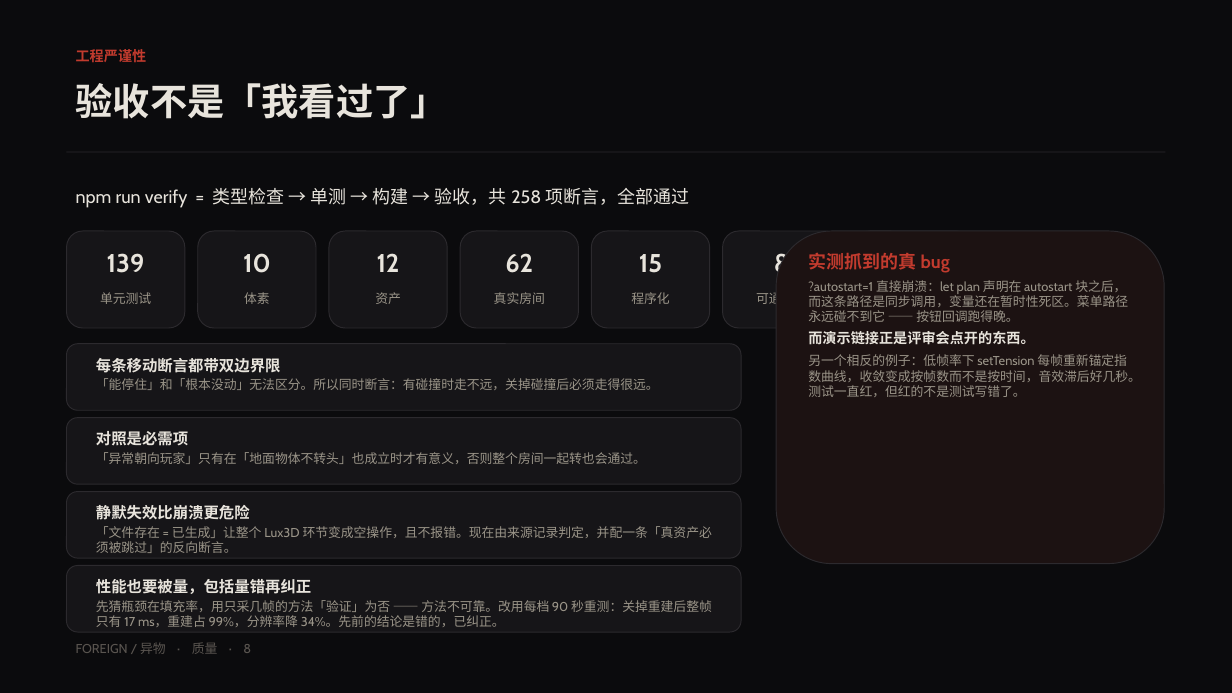
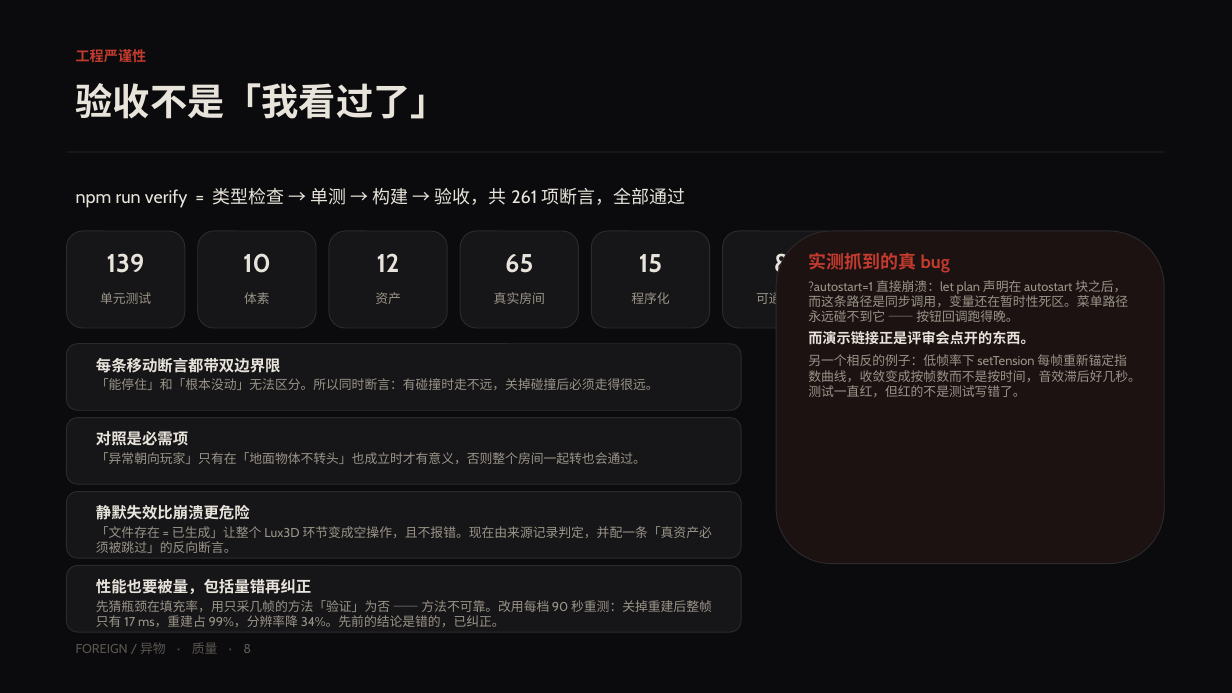
Before and after one commit to cyn-nya/foreign, a slide deck: slide 8 of artifacts/report/FOREIGN-report.pptx. Drawn at 1232x693 pixels with LibreOffice and Linux fonts; fonts in the diff are those of the drawing. Boxes give left, top, right and bottom in pixels: in the first picture for what was removed or moved away, otherwise in the second. Text is boxed around its words. In the diff, an @@ line names an element or a change of style, - is before the commit and + after.

```diff
--- a/artifacts/report/FOREIGN-report.pptx
+++ b/artifacts/report/FOREIGN-report.pptx
@@ text at box(76, 188, 685, 208): text changed @@
-npm run verify = 类型检查 → 单测 → 构建 → 验收，共 258 项断言，全部通过
+npm run verify = 类型检查 → 单测 → 构建 → 验收，共 261 项断言，全部通过
@@ text at box(505, 254, 533, 273): text changed @@
-62
+65
```
Also in this commit, not shown: 42 other files.
